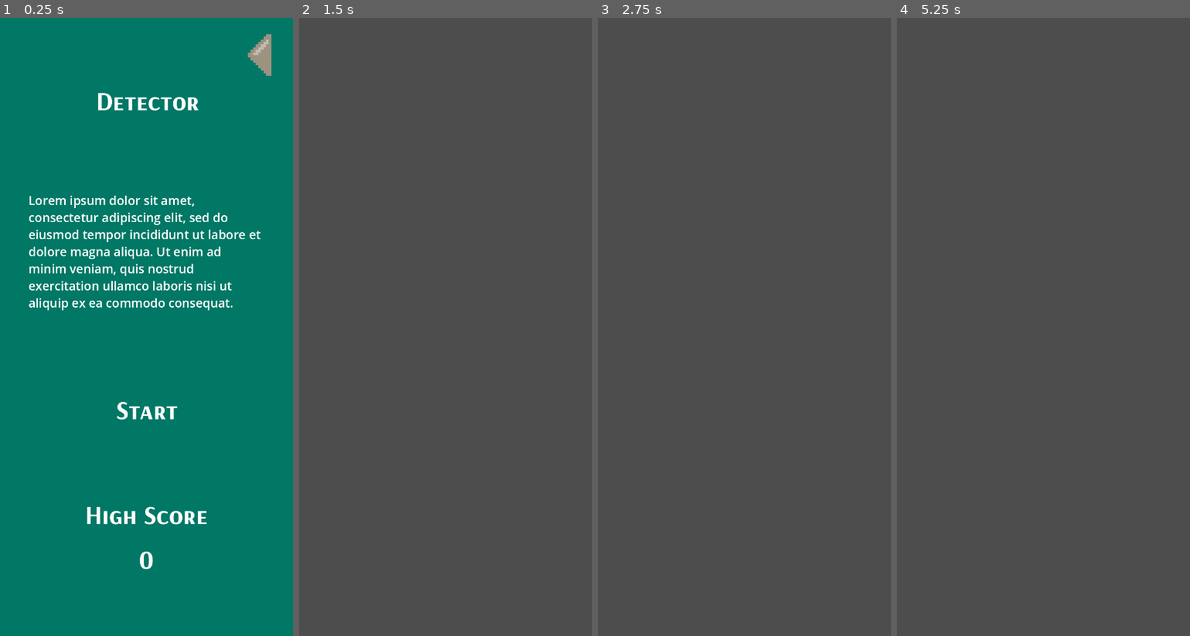
Above: before the commit, frames 1-4 (left to right).
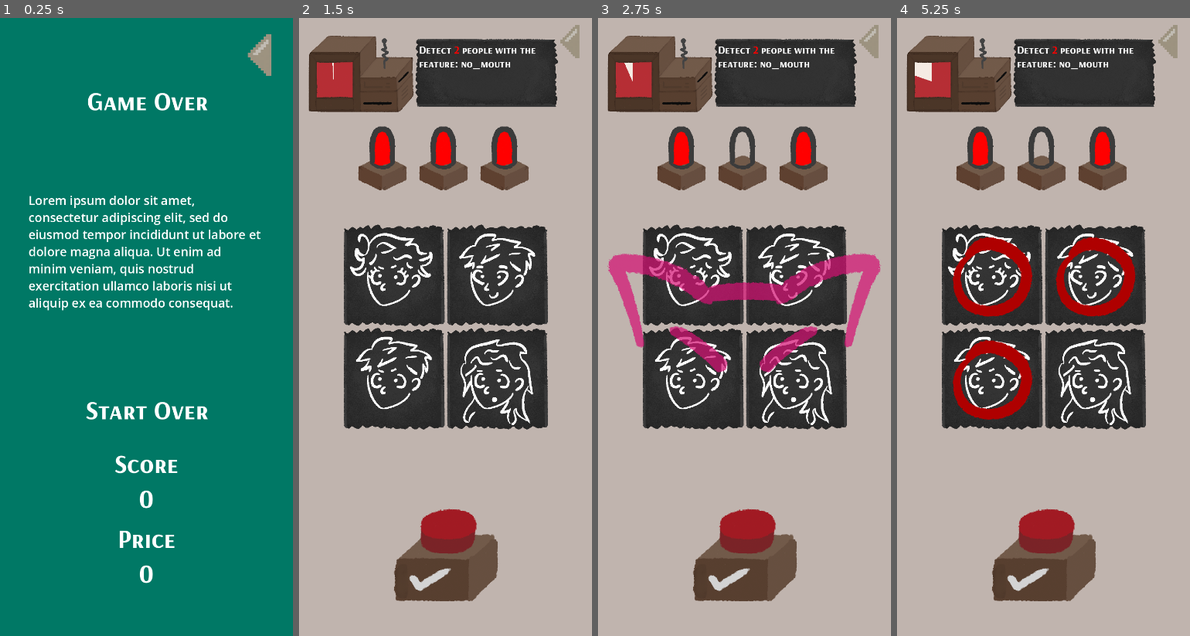
Above: after the commit, the same moments.

Repository: daniel-macias/mrduelm
Game: Godot game, scene res://Scenes/detector.tscn
Same seed, same stepped clock (60 frames per second), same inputs: the game is played once before the commit and once after it. This scene is started directly instead of the project's main scene.
Inputs (mouse positions are in pixels of both pictures, inside the frame that each line leads up to):
- Up to frame 1 (0.25 s): no input
- Up to frame 2 (1.5 s): click (559, 55) at 0.52 s; click (445, 407) at 1.25 s, where only the run after the commit has a clickable "Start"
- Up to frame 3 (2.75 s): click (744, 555) at 2.02 s
- Up to frame 4 (5.25 s): click (1043, 407) at 2.75 s, where only the run after the commit has a clickable "Start"; click (990, 277) at 3.52 s; click (1096, 277) at 4.27 s; click (990, 376) at 5.02 s

The runs differ from the first frame. In frame 1, 2.4% of the frame differs, in the area x 29-71%, y 12-92%; in frame 2, 96%; in frame 3, 96%, in the area x 0-100%, y 0-100%; in frame 4, 96%.

Commit message:
added game over menu to detector

Diff:
--- a/Scenes/detector.tscn
+++ b/Scenes/detector.tscn
@@ -191,6 +191,170 @@
 text = "0"
 horizontal_alignment = 1
 
+[node name="GameOverMenu" type="Control" parent="CanvasLayer"]
+layout_mode = 3
+anchors_preset = 15
+anchor_right = 1.0
+anchor_bottom = 1.0
+grow_horizontal = 2
+grow_vertical = 2
+
+[node name="ColorRect" type="ColorRect" parent="CanvasLayer/GameOverMenu"]
+layout_mode = 1
+anchors_preset = 15
+anchor_right = 1.0
+anchor_bottom = 1.0
+grow_horizontal = 2
+grow_vertical = 2
+color = Color(5.29438e-07, 0.469254, 0.396372, 1)
+
+[node name="BackHome" type="TextureButton" parent="CanvasLayer/GameOverMenu"]
+layout_mode = 1
+anchors_preset = 1
+anchor_left = 1.0
+anchor_right = 1.0
+offset_left = -137.0
+offset_top = 40.0
+offset_right = -27.0
+offset_bottom = 142.0
+grow_horizontal = 0
+texture_normal = ExtResource("1_e6sl5")
+stretch_mode = 5
+
+[node name="StartBtn" type="TextureButton" parent="CanvasLayer/GameOverMenu"]
+layout_mode = 1
+anchors_preset = 8
+anchor_left = 0.5
+anchor_top = 0.5
+anchor_right = 0.5
+anchor_bottom = 0.5
+offset_left = -104.5
+offset_top = 161.0
+offset_right = 104.5
+offset_bottom = 245.0
+grow_horizontal = 2
+grow_vertical = 2
+
+[node name="Label" type="Label" parent="CanvasLayer/GameOverMenu/StartBtn"]
+layout_mode = 1
+anchors_preset = 8
+anchor_left = 0.5
+anchor_top = 0.5
+anchor_right = 0.5
+anchor_bottom = 0.5
+offset_left = -20.0
+offset_top = -11.5
+offset_right = 20.0
+offset_bottom = 11.5
+grow_horizontal = 2
+grow_vertical = 2
+theme_override_fonts/font = ExtResource("3_bv54c")
+theme_override_font_sizes/font_size = 64
+text = "Start Over"
+
+[node name="RichTextLabel" type="RichTextLabel" parent="CanvasLayer/GameOverMenu"]
+layout_mode = 1
+anchors_preset = 8
+anchor_left = 0.5
+anchor_top = 0.5
+anchor_right = 0.5
+anchor_bottom = 0.5
+offset_left = -290.0
+offset_top = -333.0
+offset_right = 290.0
+offset_bottom = -39.0
+grow_horizontal = 2
+grow_vertical = 2
+theme_override_font_sizes/normal_font_size = 30
+text = "Lorem ipsum dolor sit amet, consectetur adipiscing elit, sed do eiusmod tempor incididunt ut labore et dolore magna aliqua. Ut enim ad minim veniam, quis nostrud exercitation ullamco laboris nisi ut aliquip ex ea commodo consequat."
+fit_content = true
+
+[node name="Title" type="Label" parent="CanvasLayer/GameOverMenu"]
+layout_mode = 1
+anchors_preset = 5
+anchor_left = 0.5
+anchor_right = 0.5
+offset_left = -124.0
+offset_top = 163.0
+offset_right = 130.0
+offset_bottom = 244.0
+grow_horizontal = 2
+theme_override_fonts/font = ExtResource("3_bv54c")
+theme_override_font_sizes/font_size = 64
+text = "Game Over"
+
+[node name="ScoreLabel" type="Label" parent="CanvasLayer/GameOverMenu"]
+layout_mode = 1
+anchors_preset = 7
+anchor_left = 0.5
+anchor_top = 1.0
+anchor_right = 0.5
+anchor_bottom = 1.0
+offset_left = -166.0
+offset_top = -465.0
+offset_right = 166.0
+offset_bottom = -384.0
+grow_horizontal = 2
+grow_vertical = 0
+theme_override_fonts/font = ExtResource("3_bv54c")
+theme_override_font_sizes/font_size = 64
+text = "Score"
+horizontal_alignment = 1
+
+[node name="Score" type="Label" parent="CanvasLayer/GameOverMenu"]
+layout_mode = 1
+anchors_preset = 7
+anchor_left = 0.5
+anchor_top = 1.0
+anchor_right = 0.5
+anchor_bottom = 1.0
+offset_left = -166.0
+offset_top = -379.0
+offset_right = 166.0
+offset_bottom = -298.0
+grow_horizontal = 2
+grow_vertical = 0
+theme_override_fonts/font = ExtResource("3_bv54c")
+theme_override_font_sizes/font_size = 64
+text = "0"
+horizontal_alignment = 1
+
+[node name="PriceLable" type="Label" parent="CanvasLayer/GameOverMenu"]
+layout_mode = 1
+anchors_preset = 7
+anchor_left = 0.5
+anchor_top = 1.0
+anchor_right = 0.5
+anchor_bottom = 1.0
+offset_left = -166.0
+offset_top = -281.0
+offset_right = 166.0
+offset_bottom = -200.0
+grow_horizontal = 2
+grow_vertical = 0
+theme_override_fonts/font = ExtResource("3_bv54c")
+theme_override_font_sizes/font_size = 64
+text = "Price"
+horizontal_alignment = 1
+
+[node name="Price" type="Label" parent="CanvasLayer/GameOverMenu"]
+layout_mode = 1
+anchors_preset = 7
+anchor_left = 0.5
+anchor_top = 1.0
+anchor_right = 0.5
+anchor_bottom = 1.0
+offset_left = -166.0
+offset_top = -195.0
+offset_right = 166.0
+offset_bottom = -114.0
+grow_horizontal = 2
+grow_vertical = 0
+theme_override_fonts/font = ExtResource("3_bv54c")
+theme_override_font_sizes/font_size = 64
+text = "0"
+horizontal_alignment = 1
+
 [node name="Game" type="Control" parent="CanvasLayer"]
 visible = false
 layout_mode = 3
--- a/Scripts/Minigames/Detector.gd
+++ b/Scripts/Minigames/Detector.gd
@@ -16,6 +16,13 @@
 @onready var bulbs = [$CanvasLayer/Game/Bulbs/Control/Light,$CanvasLayer/Game/Bulbs/Control2/Light,$CanvasLayer/Game/Bulbs/Control3/Light]
 @onready var mistake_timer = $CanvasLayer/Game/MistakeTimer
 
+#GAME OVER SCREEN ELEMENTS
+@onready var gameover_menu = $CanvasLayer/GameOverMenu
+@onready var final_score_lbl = $CanvasLayer/GameOverMenu/Score
+@onready var play_again_btn = $CanvasLayer/GameOverMenu/StartBtn
+@onready var price_lbl = $CanvasLayer/GameOverMenu/Price
+
+var correct_amount = 0
 var mistakes = 0
 
 var mouth_textures = [
@@ -82,6 +89,7 @@
 	cat_anim.get_parent().mouse_filter = Control.MOUSE_FILTER_IGNORE
 	cat_anim.animation_finished.connect(_on_cat_anim_finished)
 	mistake_timer.timeout.connect(_on_mistake_timer_timeout)
+	play_again_btn.connect("pressed", Callable(self, "_on_play_again_pressed"))
 
 
 func _start_game() -> void:
@@ -118,6 +126,7 @@
 func _on_check_btn_pressed():
 	if clicked_people.keys().filter(func(i): return i in selected_people).size() == selected_people.size() \
 	and clicked_people.keys().size() == selected_people.size():
+		correct_amount += 1
 		start_next_round()
 		mistake_timer.stop()
 	else:
@@ -285,7 +294,12 @@
 		if mistakes >= bulbs.size():
 			print("Game Over: too many mistakes")
 			mistake_timer.stop()
-			_exit_game()
+			timer_running = false
+			game.visible = false
+			gameover_menu.visible = true
+
+			final_score_lbl.text = "Puntaje final: " + str(correct_amount)
+			price_lbl.text = "Ganaste: $" + str(correct_amount * 100)
 
 func _on_cat_anim_finished(anim_name: String) -> void:
 	if anim_name == "angry_cat":
@@ -293,3 +307,15 @@
 
 func _on_mistake_timer_timeout():
 	register_mistake()
+
+func _on_play_again_pressed():
+	gameover_menu.visible = false
+	correct_amount = 0
+	current_round = 0
+	mistakes = 0
+
+	for bulb in bulbs:
+		bulb.visible = true
+
+	start_next_round()
+	game.visible = true
